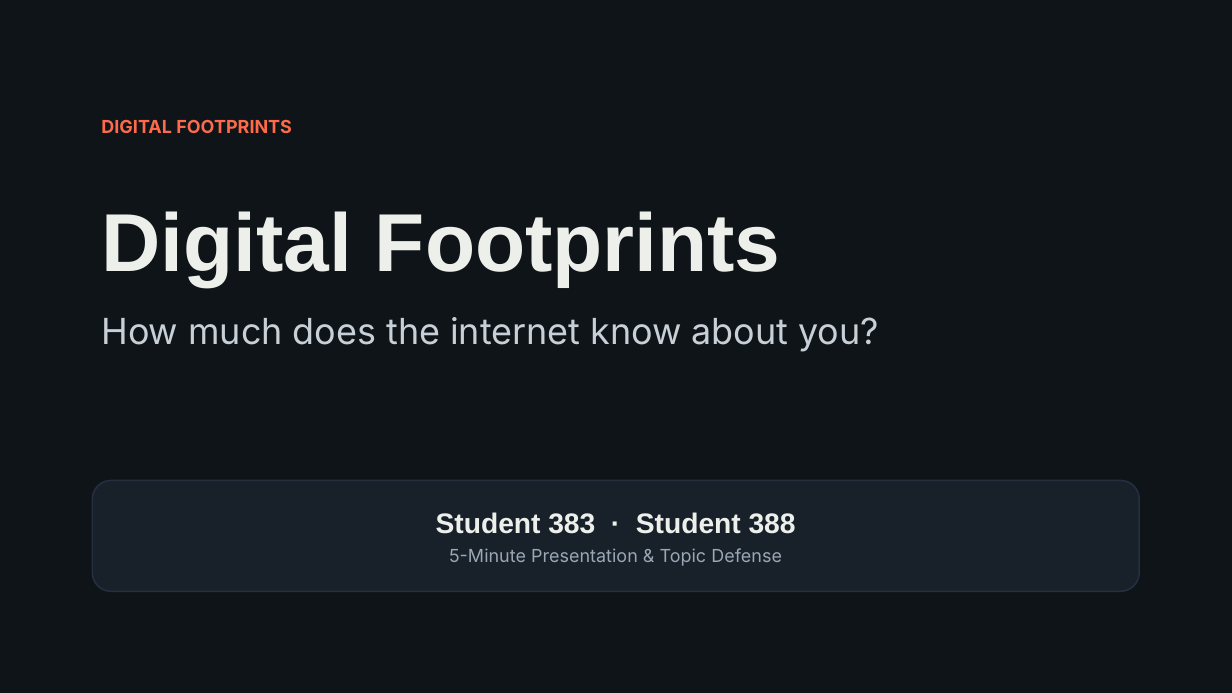
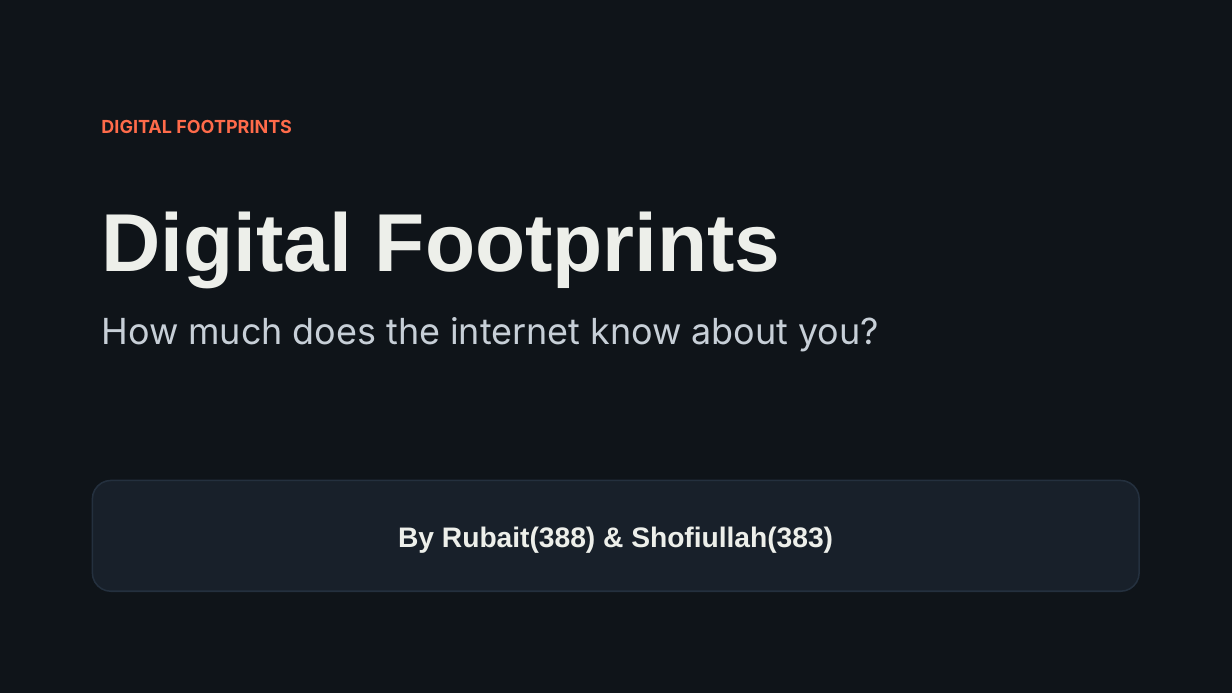
Before and after one commit to snowfox-rubait/englishPresentation, a slide deck: slide 1 of digitalFootprint/383 & 388.pptx. Drawn at 1232x693 pixels with LibreOffice and Linux fonts; fonts in the diff are those of the drawing. Boxes give left, top, right and bottom in pixels: in the first picture for what was removed or moved away, otherwise in the second. Text is boxed around its words. In the diff, an @@ line names an element or a change of style, - is before the commit and + after.

```diff
--- a/digitalFootprint/383 & 388.pptx
+++ b/digitalFootprint/383 & 388.pptx
@@ rounded rectangle "By Rubait(388) & Shofiullah(383)" at [92, 481, 1140, 592]: outline #24303E 1.2 pt to #24303E 1.19 pt; proportions changed @@
@@ text in rounded rectangle at [398, 526, 833, 553]: text changed; size 14 to 22 pt; font Inter to Arial; text colour #9AA7B4 to #EDEFEA; bold on @@
-Student 383 · Student 388
-5-Minute Presentation & Topic Defense
+By Rubait(388) & Shofiullah(383)
```
Also in this commit, not shown: 6 other slides changed, 2 slides added, 4 slides removed, 6 other files.
